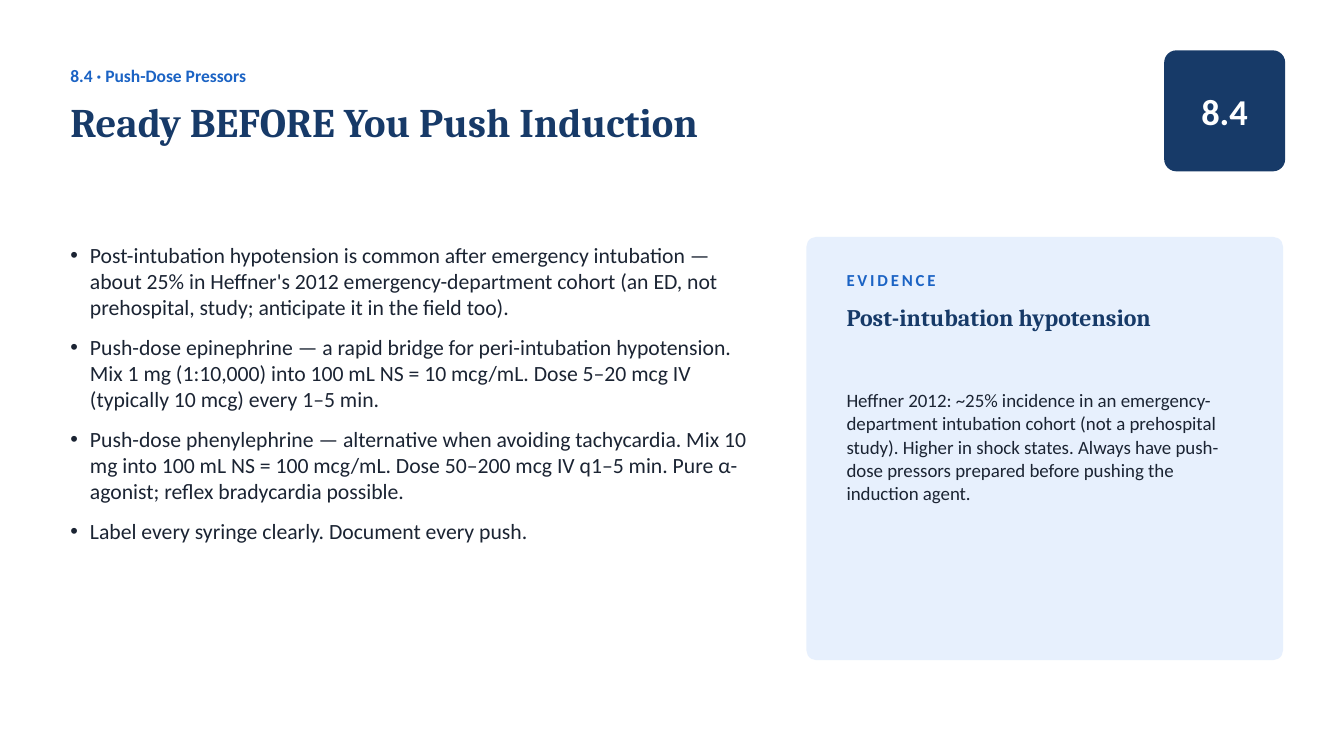
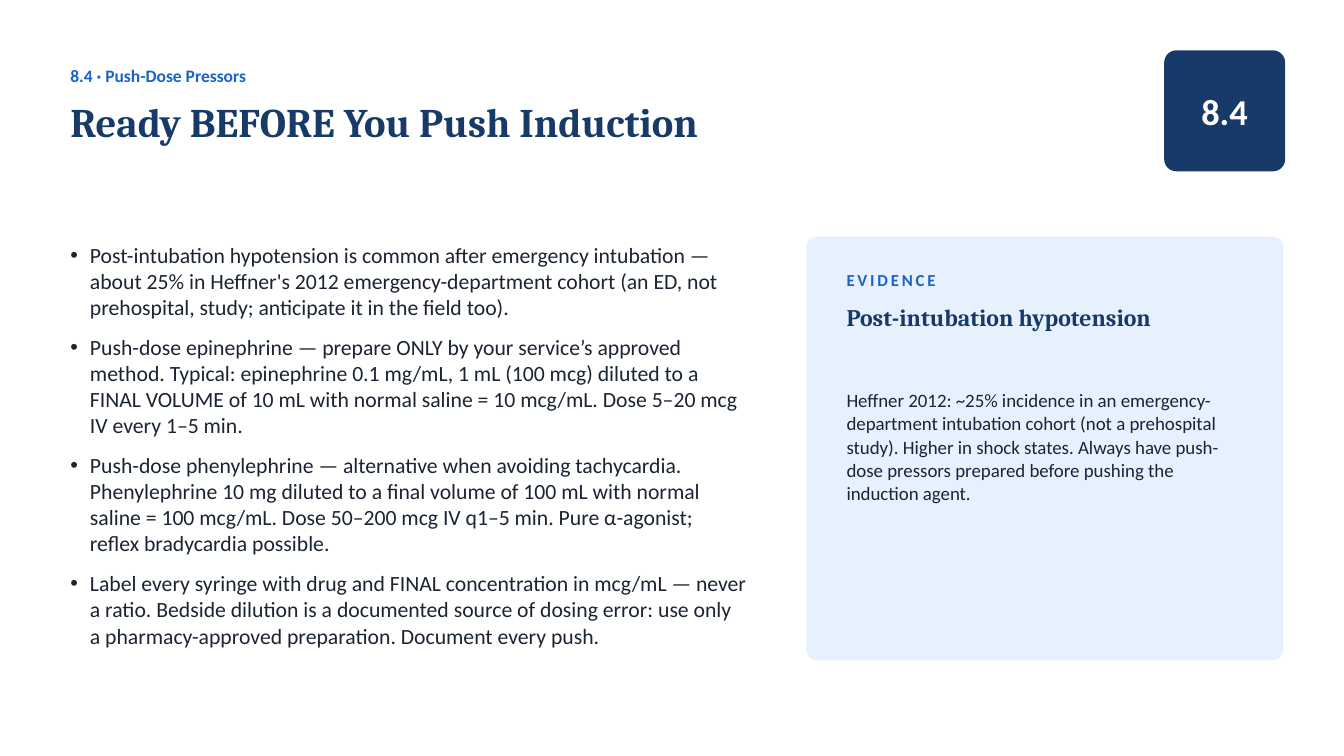
Before and after one commit to amr-kc-protocols/CES, a slide deck: slide 104 of public/decks/ventilator-academy-full-course.pptx. Drawn at 1344x756 pixels with LibreOffice and Linux fonts; fonts in the diff are those of the drawing. Boxes give left, top, right and bottom in pixels: in the first picture for what was removed or moved away, otherwise in the second. Text is boxed around its words. In the diff, an @@ line names an element or a change of style, - is before the commit and + after.

```diff
--- a/public/decks/ventilator-academy-full-course.pptx
+++ b/public/decks/ventilator-academy-full-course.pptx
@@ text at [90,340,746,648]: text changed @@
-• Push-dose epinephrine — a rapid bridge for peri-intubation hypotension. Mix 1 mg (1:10,000) into 100 mL NS = 10 mcg/mL. Dose 5–20 mcg IV (typically 10 mcg) every 1–5 min.
-• Push-dose phenylephrine — alternative when avoiding tachycardia. Mix 10 mg into 100 mL NS = 100 mcg/mL. Dose 50–200 mcg IV q1–5 min. Pure α-agonist; reflex bradycardia possible.
-• Label every syringe clearly. Document every push.
+• Push-dose epinephrine — prepare ONLY by your service’s approved method. Typical: epinephrine 0.1 mg/mL, 1 mL (100 mcg) diluted to a FINAL VOLUME of 10 mL with normal saline = 10 mcg/mL. Dose 5–20 mcg IV every 1–5 min.
+• Push-dose phenylephrine — alternative when avoiding tachycardia. Phenylephrine 10 mg diluted to a final volume of 100 mL with normal saline = 100 mcg/mL. Dose 50–200 mcg IV q1–5 min. Pure α-agonist; reflex bradycardia possible.
+• Label every syringe with drug and FINAL concentration in mcg/mL — never a ratio. Bedside dilution is a documented source of dosing error: use only a pharmacy-approved preparation. Document every push.
```
Also in this commit, not shown: 27 other slides changed, 2 slides added.
